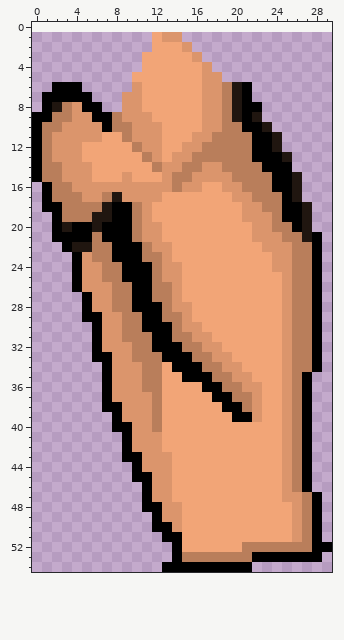
Edited in one commit: pixel-art sprite (sprites para criação de personagens/movimentos laterais/anti braço.png). This is how it looked before the edit.
The file is 30x54 pixels. Pixels under 10% opacity are left out. The old version is drawn lined up with the new one, on the new canvas.
The result:
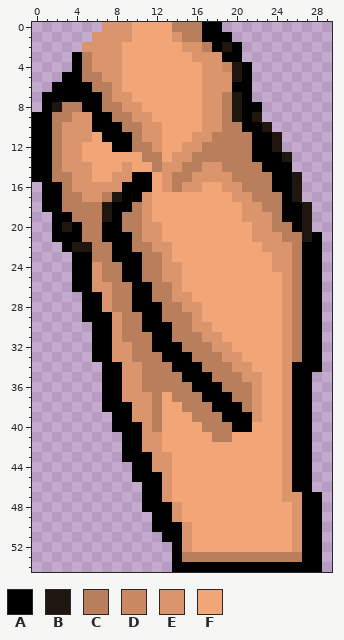
Palette (. is transparent): A #000000  B #201610  C #b97e5b  D #ca8963  E #db956c  F #f2a577
Diff:
canvas 30x54 -> 30x55, the old top-left corner now at 0,1
Colour A is added in row 0 at x 17 to 18; in row 1 at x 17 to 19; in row 2 at x 18 and 20; in row 3 at x 4 and 19 to 20; in row 4 at x 4 and 21; in row 5 at x 3 to 4 and 21.
Colour A is added in row 6 at x 5; in row 7 at x 6; in row 54 at x 22 to 28.
Colour A replaces colour B in row 6 at x 20.
Colour A replaces colour C in row 10 at x 1 and 8; in row 11 at x 1 and 9; in rows 12 to 15 at x 1; in rows 16 to 17 at x 2; in row 19 at x 3; in rows 22 to 33 at x 27.
Colour A replaces colour C in row 34 at x 26 to 27; in rows 35 to 46 at x 26; in rows 47 to 52 at x 27.
Colour A replaces colour E in row 10 at x 6; in row 16 at x 9 to 11; in row 17 at x 9 to 10; in rows 23 to 26 at x 5; in rows 27 to 28 at x 6; in rows 29 to 32 at x 7.
Colour A replaces colour E in rows 34 to 37 at x 8; in rows 38 to 39 at x 9; in rows 40 to 42 at x 10; in rows 43 to 44 at x 11; in rows 45 to 47 at x 12; in rows 48 to 49 at x 13.
Colour A replaces colour E in row 50 at x 14.
Colour A replaces colour F in row 11 at x 7 to 8; in row 12 at x 8 to 9; in row 15 at x 10 to 11; in row 36 at x 16; in row 37 at x 17; in row 38 at x 18.
Colour A replaces colour F in row 39 at x 19; in row 40 at x 20 to 21.
Colour B is added in row 2 at x 19; in rows 4 to 5 at x 20.
Colour C is added in row 0 at x 14 to 16; in row 1 at x 15 to 16; in row 2 at x 17; in rows 3 to 4 at x 5; in row 5 at x 5 to 6; in row 6 at x 6 to 7.
Colour C is added in row 7 at x 7; in row 8 at x 7 to 8.
Colour C replaces colour A in row 19 at x 9; in row 20 at x 5 and 9; in row 21 at x 5; in row 22 at x 10; in rows 24 to 25 at x 11; in row 53 at x 22 to 26.
Colour C replaces colour B in rows 19 to 20 at x 6.
Colour C replaces colour E in row 8 at x 4; in row 9 at x 9; in row 10 at x 10; in row 11 at x 2 and 10; in row 12 at x 2 and 11; in row 13 at x 2 and 12.
Colour C replaces colour E in row 15 at x 3; in row 28 at x 14; in rows 29 to 30 at x 15; in row 31 at x 16; in row 32 at x 17; in row 33 at x 18.
Colour C replaces colour E in row 34 at x 19; in row 35 at x 20; in row 36 at x 21.
Colour C replaces colour F in row 34 at x 13; in row 35 at x 13 to 14; in row 36 at x 13 to 15; in row 37 at x 14 to 16; in row 38 at x 15 to 17; in row 39 at x 16 to 18.
Colour C replaces colour F in row 40 at x 17 to 19; in row 41 at x 18 to 19.
Colour D is added in row 4 at x 19.
Colour E is added in row 0 at x 7 to 9; in row 1 at x 6 to 9; in row 2 at x 5 to 8 and 16; in row 3 at x 6 to 8 and 17 to 18; in row 4 at x 6 to 8 and 18; in row 5 at x 7 to 8 and 19.
Colour E is added in rows 6 to 7 at x 8.
Colour E replaces colour C in row 6 at x 19; in row 52 at x 26.
Colour E replaces colour F in row 14 at x 9; in row 15 at x 8; in row 27 at x 15; in rows 28 to 29 at x 16; in row 30 at x 17; in row 31 at x 18.
Colour E replaces colour F in row 32 at x 19; in row 33 at x 20; in row 34 at x 21; in row 35 at x 22; in rows 50 to 52 at x 15.
Colour F is added in row 0 at x 10 to 13; in row 1 at x 10 to 11; in row 2 at x 9 to 11; in rows 3 to 4 at x 9 to 10; in rows 5 to 6 at x 9.
Colour F replaces colour C in row 52 at x 21 to 25.
Colour F replaces colour E in row 1 at x 13; in rows 6 to 7 at x 10; in row 11 at x 6; in rows 16 to 17 at x 12.
Colour A is removed in row 52 at x 29; in row 54 at x 13.
Changed places in both pictures, as pixel boxes (x1, y1, x2, y2):
changed: (42, 22, 332, 572)
